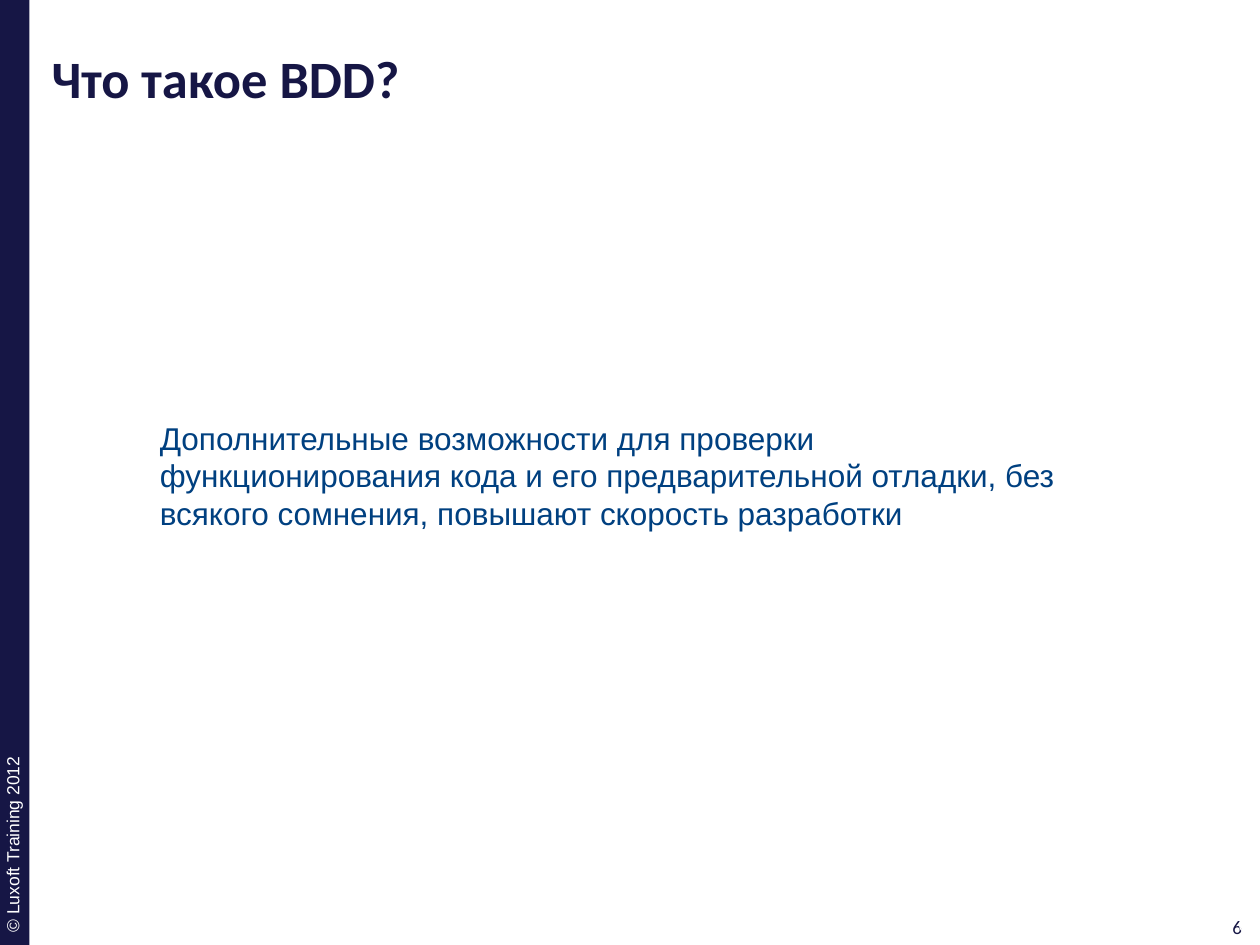
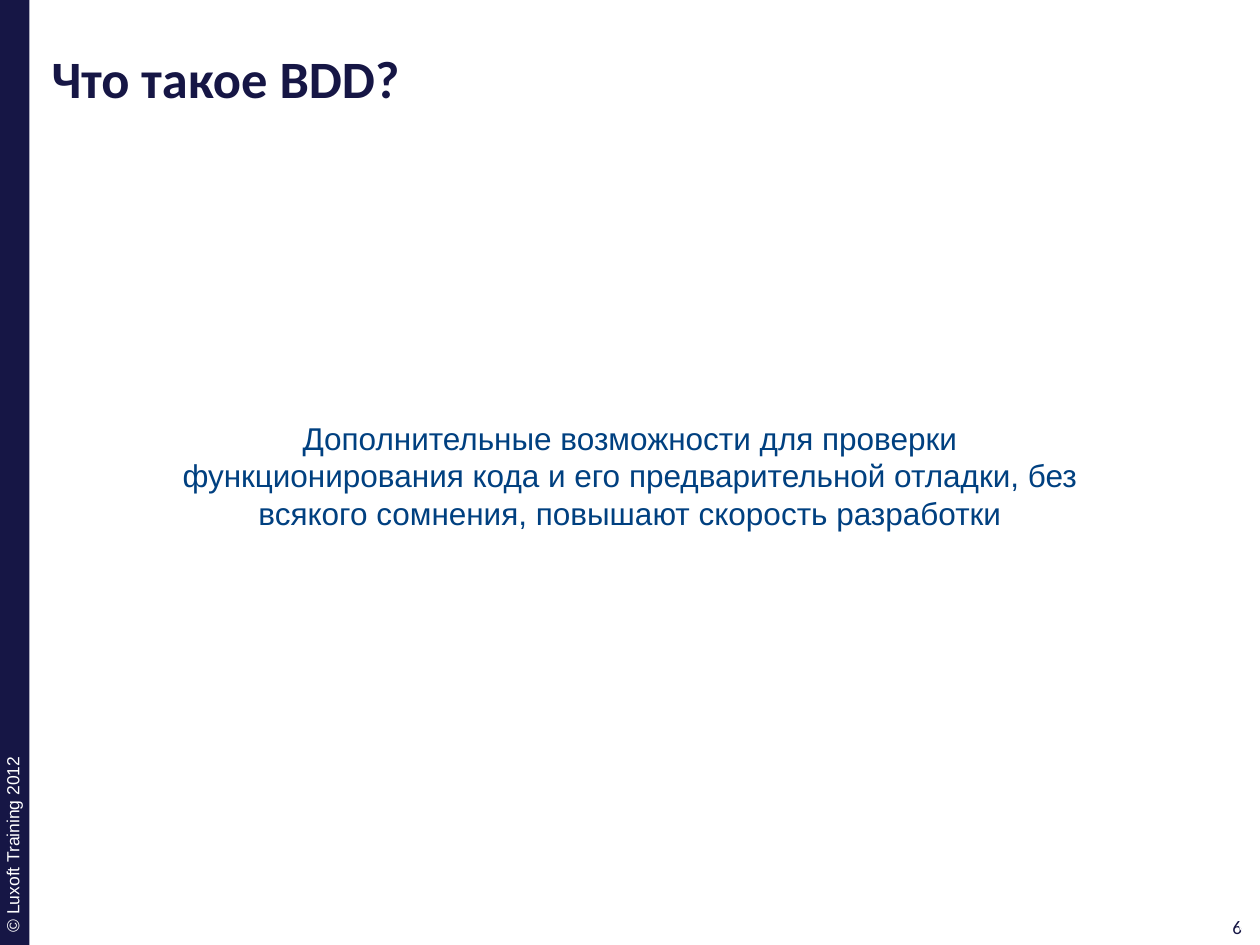
Before and after one commit to ivan-dyachenko/Trainings, a slide deck: slide 6 of Test Driven Development/materials/pptx/7. TDD-BDD.pptx. Drawn at 1260x945 pixels with LibreOffice and Linux fonts; fonts in the diff are those of the drawing; background and template pictures are left out. Boxes give left, top, right and bottom in pixels: in the first picture for what was removed or moved away, otherwise in the second. Text is boxed around its words. In the diff, an @@ line names an element or a change of style, - is before the commit and + after.

```diff
--- a/Test Driven Development/materials/pptx/7. TDD-BDD.pptx
+++ b/Test Driven Development/materials/pptx/7. TDD-BDD.pptx
@@ text "Дополнительные возможности для проверки функционирования ..." at [183,428,1077,531]: alignment left to centre @@
```
Also in this commit, not shown: 3 other slides changed, 3 other files.
